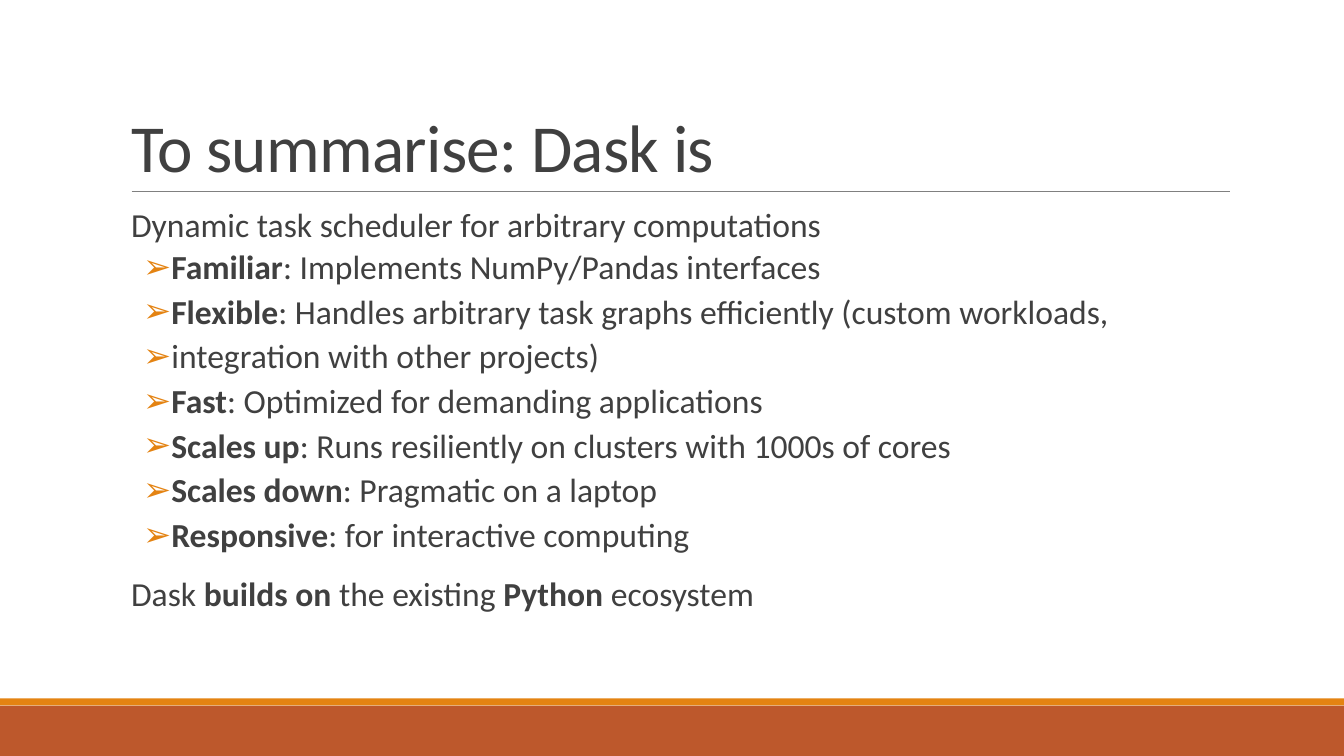
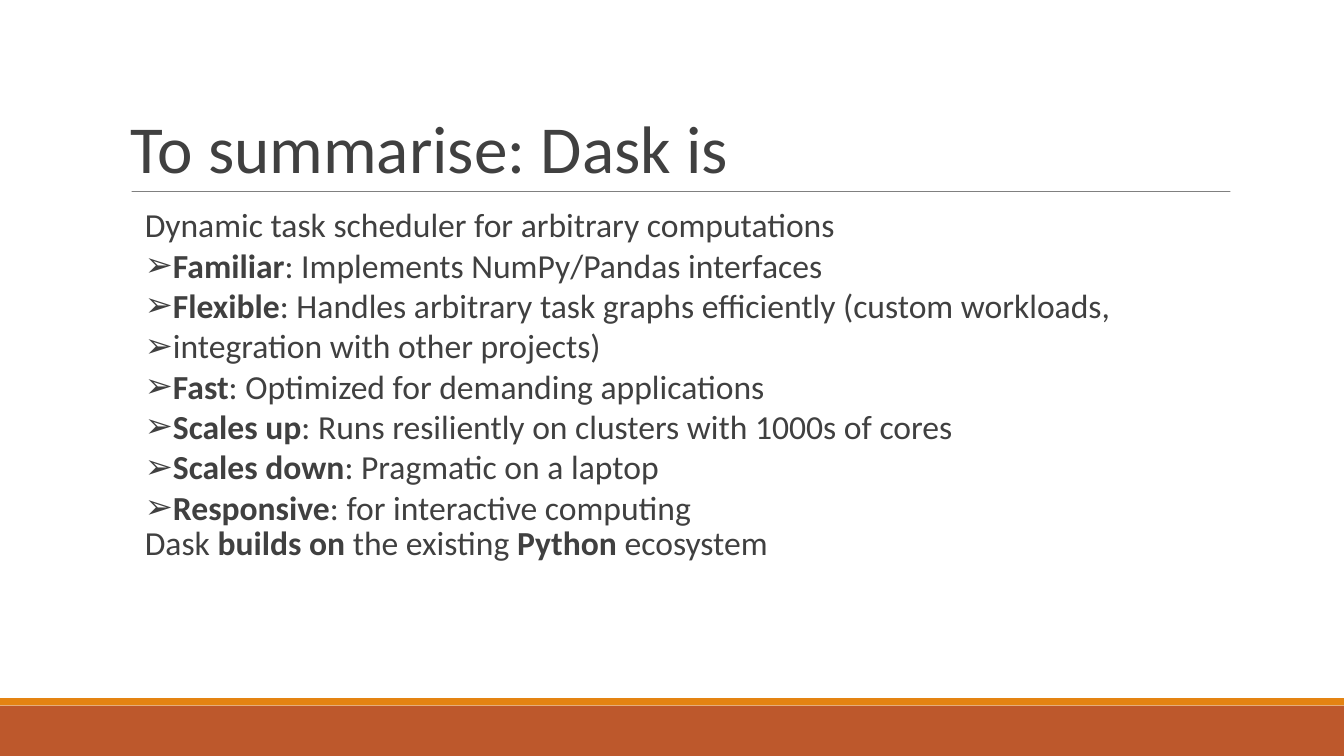
Before and after one commit to abhijeetmote/Dask_Introduction, a slide deck: slide 17 of Dask.pptx. Drawn at 1344x756 pixels with LibreOffice and Linux fonts; fonts in the diff are those of the drawing. Boxes give left, top, right and bottom in pixels: in the first picture for what was removed or moved away, otherwise in the second. Text is boxed around its words. In the diff, an @@ line names an element or a change of style, - is before the commit and + after.

Commit message:
Dask.pptx is updated

```diff
--- a/Dask.pptx
+++ b/Dask.pptx
@@ text "To summarise: Dask is" at box(131, 126, 728, 174): letter spacing -0.5 to 0 pt; line spacing 0.85 to 1 @@
@@ text "Dynamic task scheduler for arbitrary ..." at box(145, 213, 1110, 561): indent changed; less space between paragraphs; line spacing 0.9 to 1 @@
```
Also in this commit, not shown: 18 other slides changed.
